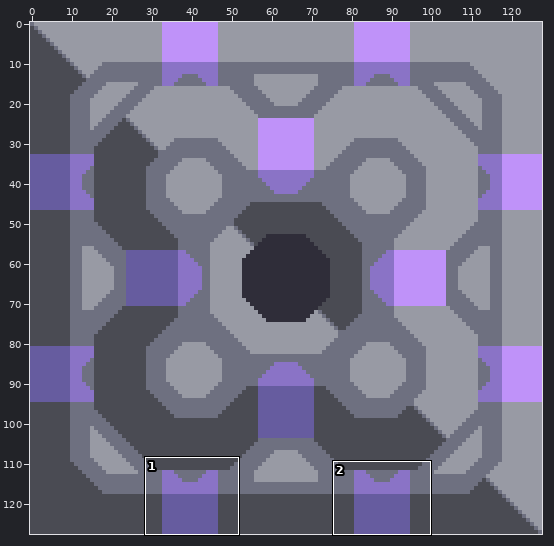
Sprite sheet, stored at assets/sprites/blocks/power/advanced-reactor.png. Above: a wide view before the commit, with the close-up outlined.
Close-up. Before the commit:
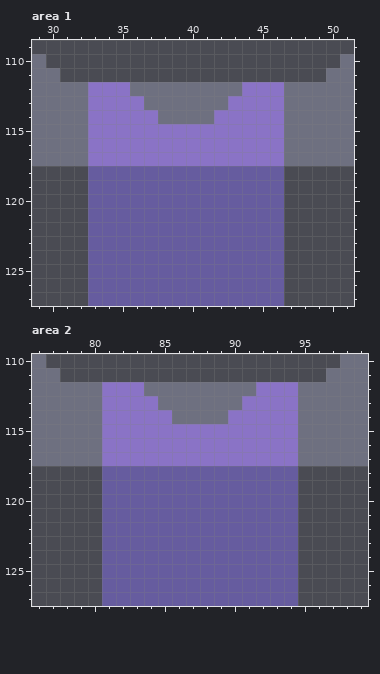
The file is 128x128 pixels. Shown: area 1: x 29..51, y 109..127; area 2: x 76..99, y 110..127. The commit also changed other parts of the picture, which this record leaves out.
Now the later version:
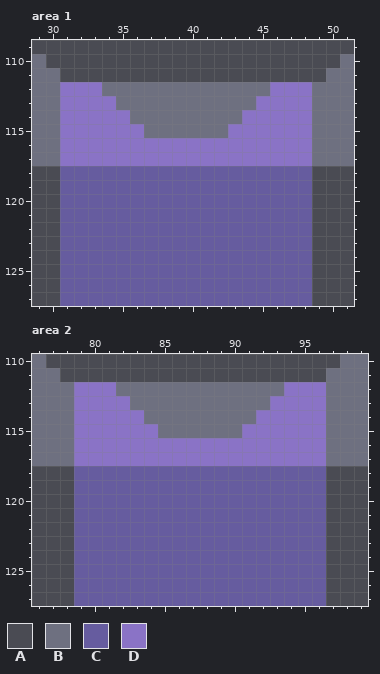
Palette (. is transparent): A #4a4b53  B #6e7080  C #665c9f  D #8a73c6
Diff:
Area 1:
Colour B replaces colour D in row 112 at x 34 to 35 and 44 to 45; in row 113 at x 35 to 36 and 43 to 44; in row 114 at x 36 to 37 and 42 to 43; in row 115 at x 37 to 42.
Colour C replaces colour A in rows 118 to 127 at x 31 to 32 and 47 to 48.
Colour D replaces colour B in rows 112 to 117 at x 31 to 32 and 47 to 48.
Area 2:
Colour B replaces colour D in row 112 at x 82 to 83 and 92 to 93; in row 113 at x 83 to 84 and 91 to 92; in row 114 at x 84 to 85 and 90 to 91; in row 115 at x 85 to 90.
Colour C replaces colour A in rows 118 to 127 at x 79 to 80 and 95 to 96.
Colour D replaces colour B in rows 112 to 117 at x 79 to 80 and 95 to 96.
Pixel boxes of the changes (left, top, right, bottom) in both close-ups:
changed: (60, 82, 312, 306)
changed: (74, 382, 326, 606)
